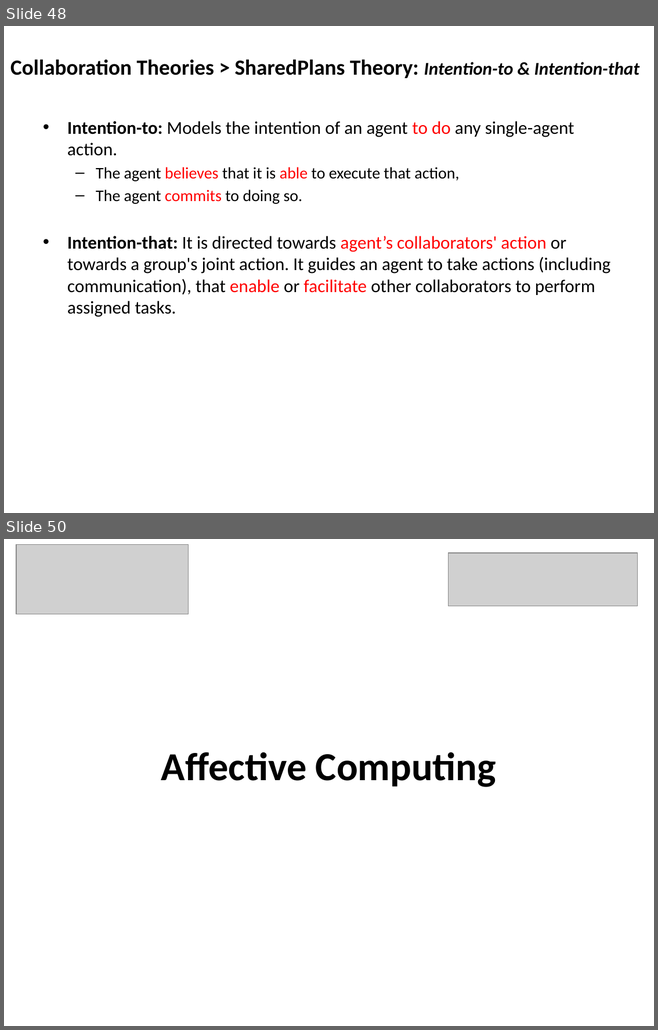
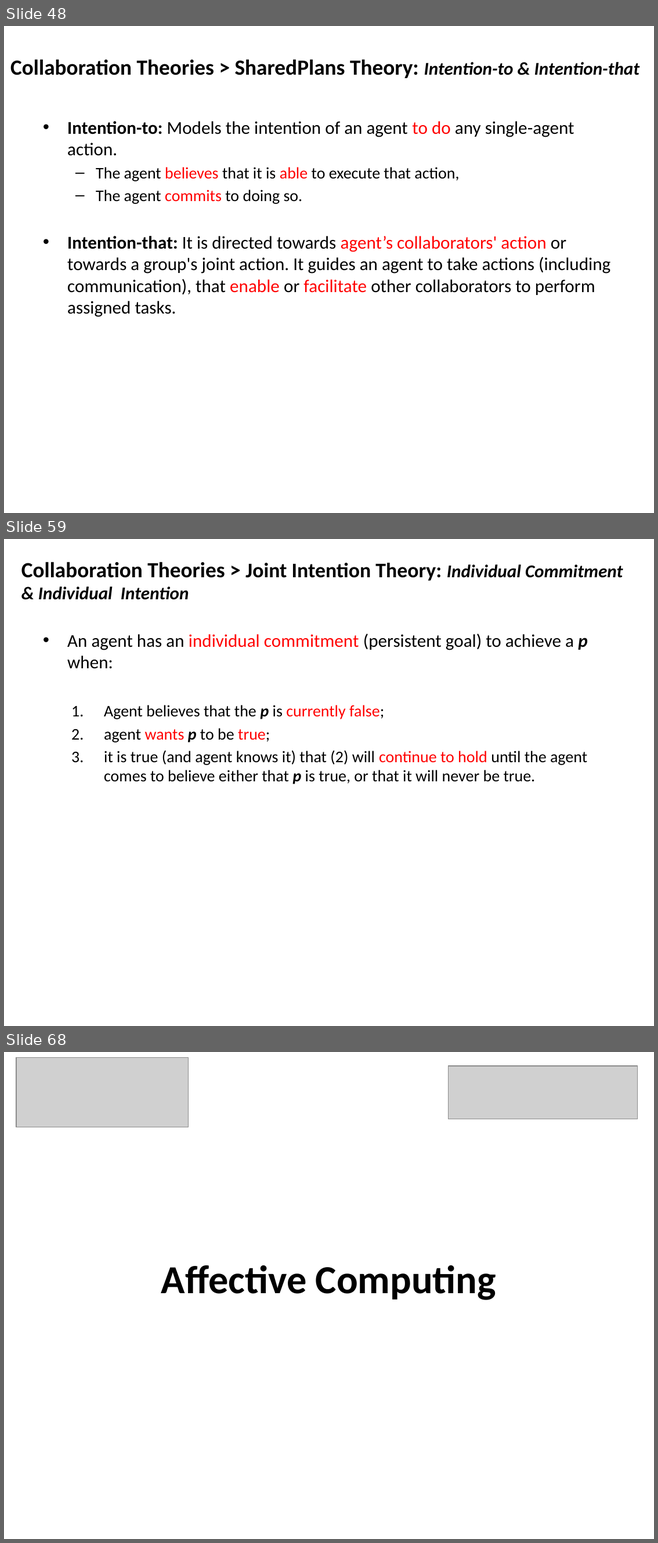
Before and after one commit to mshayganfar/CompExam1, a slide deck: presentation/PhD-comprehensive-exam.pptx. Shown one above the other, each under a label of ours: slides 48 and 50 before the commit, slides 48, 59 and 68 after it; the slides between them are not shown. The pictures are 658x1030 and 658x1543 pixels, drawn with LibreOffice and Linux fonts; fonts in the diff are those of the drawing; grey boxes stand for pictures. Boxes give left, top, right and bottom in pixels: in the first picture for what was removed or moved away, otherwise in the second. Text is boxed around its words. In the diff, an @@ line names an element or a change of style, - is before the commit and + after.

Commit message:
Joint Intentions
Added Joint Intentions theory.

```diff
--- a/presentation/PhD-comprehensive-exam.pptx
+++ b/presentation/PhD-comprehensive-exam.pptx
@@ slide 59 added at (x1=4, y1=539, x2=654, y2=1026), background #FFFFFF @@
@@ text added at (x1=21, y1=562, x2=622, y2=600), 20 pt, text #000000, bold @@
+Collaboration Theories > Joint Intention Theory: Individual Commitment & Individual Intention
@@ text added at (x1=67, y1=634, x2=587, y2=784), 18 pt, text #000000 @@
+• An agent has an individual commitment (persistent goal) to achieve a p when:
+  1. Agent believes that the p is currently false;
+  2. agent wants p to be true;
+  3. it is true (and agent knows it) that (2) will continue to hold until the agent comes to believe either that p is true, or that it will never be true.
@@ what was slide 50 is now slide 68 @@
```
Also in this commit, not shown: 1 slide changed, 17 other slides added.
